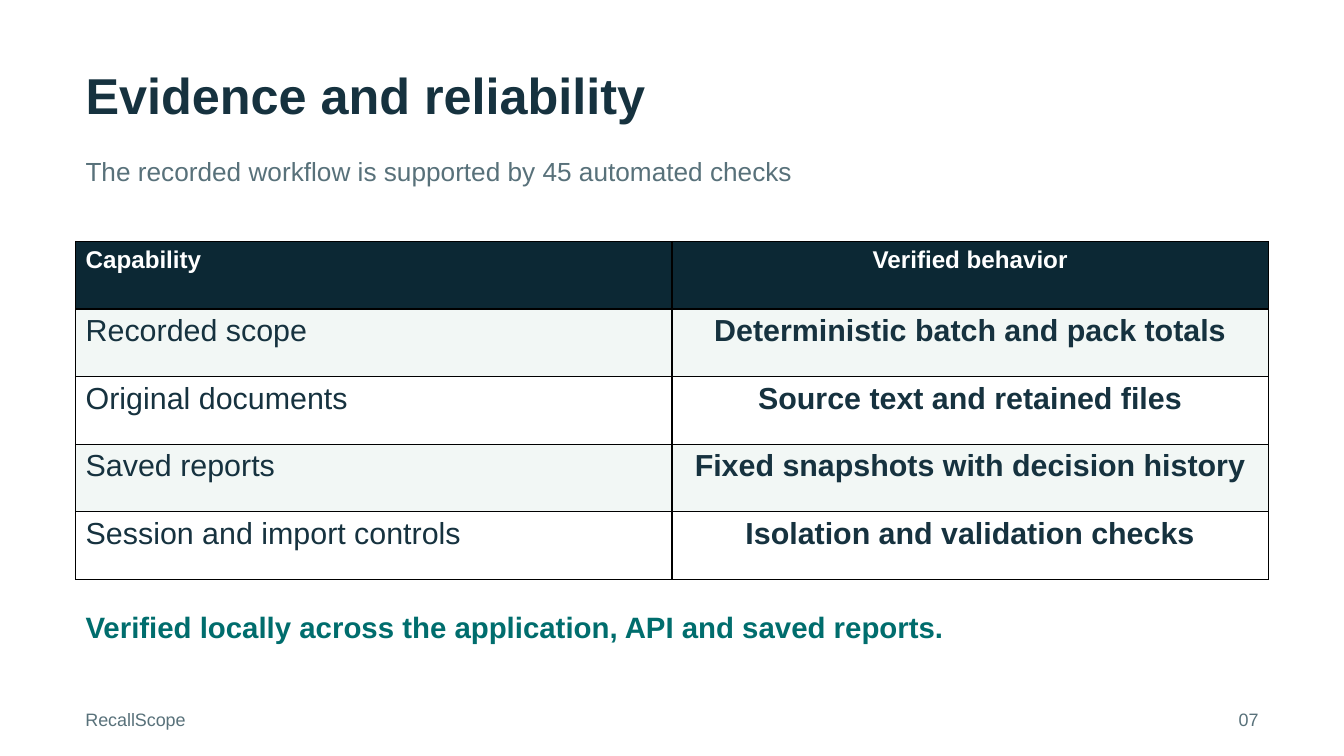
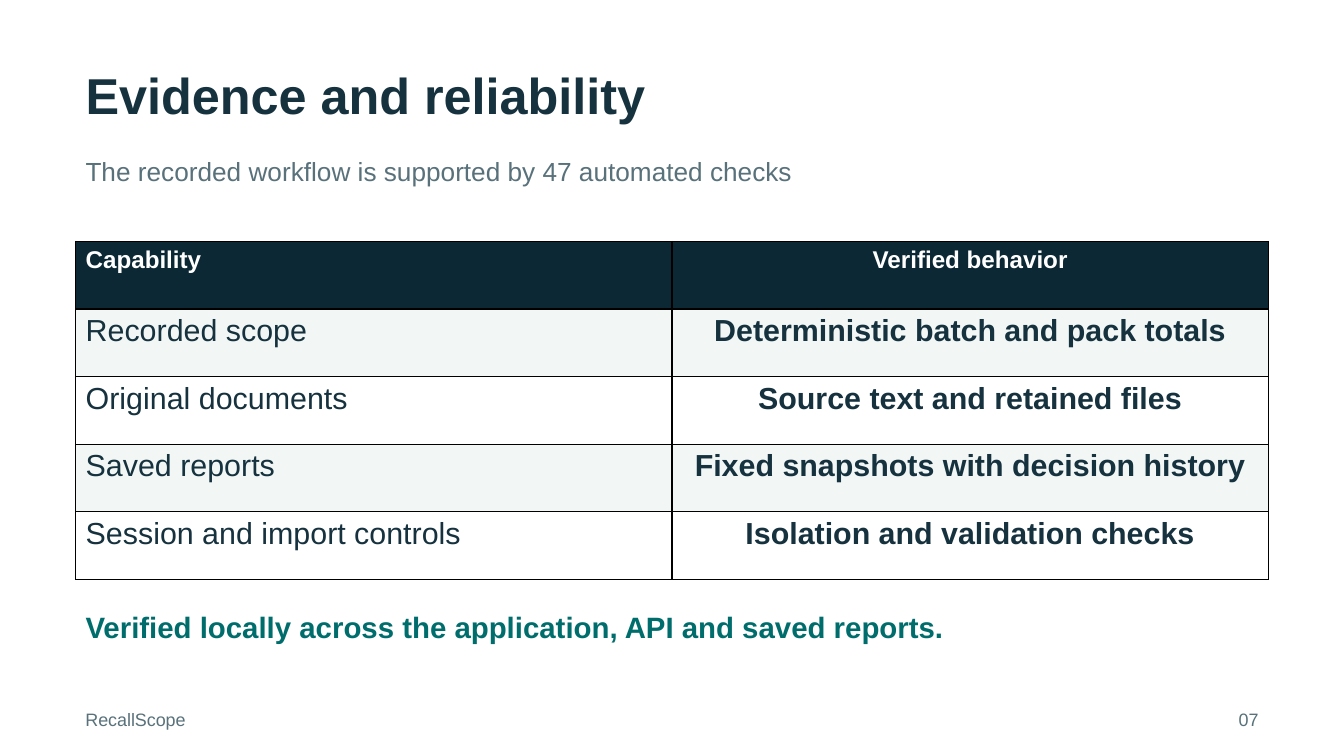
Before and after one commit to HackIndiaXYZ/ai-first-startup-hackathon-build-a-startup-using-ai-only-console, a slide deck: slide 7 of docs/RecallScope-Pitch.pptx. Drawn at 1344x756 pixels with LibreOffice and Linux fonts; fonts in the diff are those of the drawing. Boxes give left, top, right and bottom in pixels: in the first picture for what was removed or moved away, otherwise in the second. Text is boxed around its words. In the diff, an @@ line names an element or a change of style, - is before the commit and + after.

```diff
--- a/docs/RecallScope-Pitch.pptx
+++ b/docs/RecallScope-Pitch.pptx
@@ text at [86, 162, 792, 187]: text changed @@
-The recorded workflow is supported by 45 automated checks
+The recorded workflow is supported by 47 automated checks
```
Also in this commit, not shown: 1 other slide changed, 4 other files.
